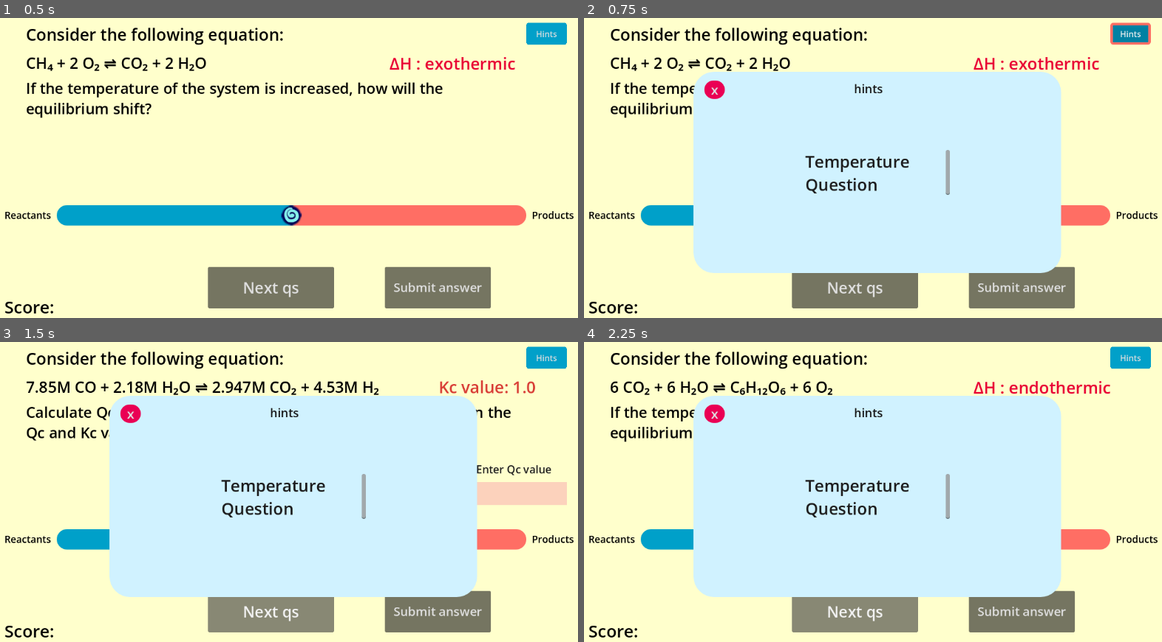
Above: before the commit, frames 1-4 (two rows, left to right).
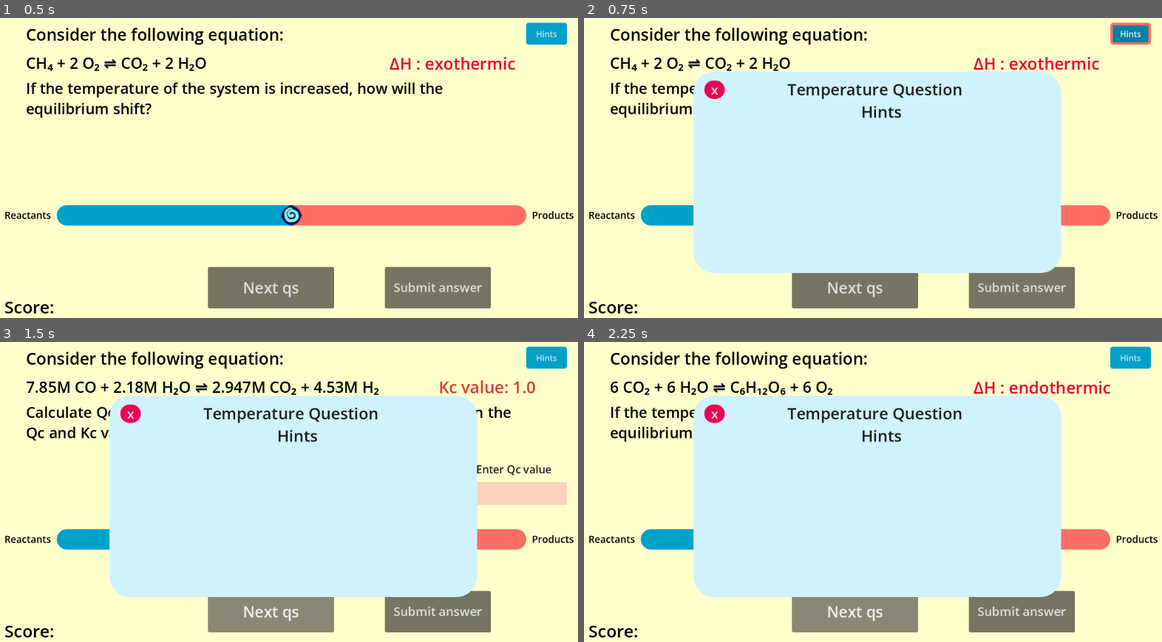
Above: after the commit, the same moments.

Repository: iisalut/Le-Chateliers-Principles-game
Game: Godot game, scene res://quiz.tscn
Two runs of this game, one before a commit and one after it. Both use one fixed random seed, a clock stepped at 60 frames per second and the inputs below. The project has no main scene, so this scene is started directly.
Inputs:
- Up to frame 1 (0.5 s): no input
- Up to frame 2 (0.75 s): click "Hints" at 0.5 s
- Up to frame 3 (1.5 s): click "Next qs" at 1.25 s
- Up to frame 4 (2.25 s): click "Next qs" at 2 s

Frame 1 is identical in both runs. In frame 2, 1.4% of the frame differs, in the area x 35-66%, y 21-59%; in frame 3, 1.4%; in frame 4, 1.4%.

Commit message:
sig_fig_fixer tweaked to be more accurate+ pop up UI building

Diff:
--- a/actual-le-chateliers/game_manager.gd
+++ b/actual-le-chateliers/game_manager.gd
@@ -192,41 +192,31 @@
 
 var actual_final_ans_qc=0.0
 func sig_fig_fixer(corr_Qc, sig_fig_num: int):
-	var corr_Qc_string_final=" "
-	var corr_Qc_string_form=str(corr_Qc)
-	var valid_sig_figs_counter=0
-	var adjacent_element=""
-	var first_sf_valid=false
-	var current_index=0
-
-	for i in corr_Qc_string_form:
-		if valid_sig_figs_counter< sig_fig_num:
-			if first_sf_valid==false and (i=="0" or i=="."):
-				corr_Qc_string_final+=i
-				print("current Qc string:"+corr_Qc_string_final)
-			else:
-				first_sf_valid=true
-				print("no more trailing zero's ! valid sf activated")
-				valid_sig_figs_counter+=1
-				corr_Qc_string_final+=i
-				print("current Qc string:"+corr_Qc_string_final)
-				adjacent_element= corr_Qc_string_form[current_index+1]
-		current_index+=1
-		print("sf iteration: "+str(valid_sig_figs_counter))
-	corr_Qc_string_final+=adjacent_element
-	print("before rounding number:"+corr_Qc_string_final)
+
+	if corr_Qc==0.0:
+		actual_final_ans_qc=0.0
+		return actual_final_ans_qc
+
+	# in python log10(abs(x)) but gd script uses natural log so work around by dividing by log(10.0)
+	var log10_gdscript=log(abs(corr_Qc))/log(10.0)
+
+	var n_digits= sig_fig_num-int(floor(log10_gdscript))-1
+	# in python: sig - int(floor(log10(abs(x)))) - 1
 	#rounding part----
 	var actual_final_ans_qc
-	var splice_length= 	(corr_Qc_string_final.get_slice(".",1)).length()
-	print("splice length:"+ str(splice_length))
-	var base_number = float(corr_Qc_string_final)
+
+	var base_number = corr_Qc
 	print("base_number:"+ str(base_number))
-	var multiplier = pow(10, splice_length - 1)
+
+	var multiplier = pow(10, n_digits)
 	print("multiplier:"+ str(multiplier))
+
 	var shifted_number = base_number * multiplier
 	print("shifted_number:"+ str(shifted_number))
-	actual_final_ans_qc = floor(shifted_number + 0.5)
+
+	actual_final_ans_qc = round(shifted_number)/multiplier
 	print("actual_final_ans_qc"+ str(actual_final_ans_qc))
+
 	return actual_final_ans_qc
 
 func check_conc_ans( user_Qc: String,value: float):
@@ -361,6 +351,7 @@
 func _on_button_pressed() -> void: # loads in new qs type out of 3 total
 
 	$submit_button.disabled=false
+	submit_click_count=0
 	line_edit.hide()
 	enthalpy_label.text=""
 	question_description.text=" "
@@ -404,8 +395,8 @@
 func _on_help_button_pressed() -> void:
 	pop_up_help.show()
 	if (qs_type== 1):
-		hints_question_type_label.text="Temperature Question"
+		hints_question_type_label.text="Temperature Question \n                  Hints"
 	elif (qs_type==2):
-		hints_question_type_label.text="Volume Question"
-	else:
-		hints_question_type_label.text="Concentration Question"
+		hints_question_type_label.text="Volume Question Hints"
+	else:
+		hints_question_type_label.text="Concentration Question \n                 Hints"
--- a/actual-le-chateliers/quiz.tscn
+++ b/actual-le-chateliers/quiz.tscn
@@ -68,6 +68,13 @@
 corner_radius_bottom_right = 40
 corner_radius_bottom_left = 40
 
+[sub_resource type="StyleBoxFlat" id="StyleBoxFlat_ffm0p"]
+bg_color = Color(0.63529414, 0, 0.21568628, 1)
+corner_radius_top_left = 40
+corner_radius_top_right = 40
+corner_radius_bottom_right = 40
+corner_radius_bottom_left = 40
+
 [sub_resource type="StyleBoxFlat" id="StyleBoxFlat_p60ki"]
 bg_color = Color(0.63350195, 0, 0.21710745, 1)
 corner_radius_top_left = 40
@@ -280,18 +287,23 @@
 grow_vertical = 2
 theme_override_font_sizes/font_size = 26
 theme_override_styles/normal = SubResource("StyleBoxFlat_6id1c")
+theme_override_styles/pressed = SubResource("StyleBoxFlat_ffm0p")
 theme_override_styles/hover = SubResource("StyleBoxFlat_p60ki")
 text = "x"
 
 [node name="hints label" type="RichTextLabel" parent="pop up help" unique_id=610655624]
-layout_mode = 0
-offset_left = 312.5
-offset_top = 17.0
-offset_right = 379.5
-offset_bottom = 57.0
+visible = false
+layout_mode = 1
+anchors_preset = 5
+anchor_left = 0.5
+anchor_right = 0.5
+offset_left = 149.0
+offset_right = 252.0
+offset_bottom = 53.0
+grow_horizontal = 2
 theme_override_colors/default_color = Color(0.0885599, 0.0885599, 0.0885599, 1)
-theme_override_font_sizes/normal_font_size = 23
-text = "hints"
+theme_override_font_sizes/normal_font_size = 31
+text = "Hints"
 
 [node name="hints question type label" type="RichTextLabel" parent="pop up help" unique_id=1161703180]
 layout_mode = 1
@@ -300,19 +312,19 @@
 anchor_top = 0.5
 anchor_right = 0.5
 anchor_bottom = 0.5
-offset_left = -140.75
-offset_top = -44.0
-offset_right = 140.75
-offset_bottom = 44.0
+offset_left = -176.0
+offset_top = -185.0
+offset_right = 368.0
+offset_bottom = -91.0
 grow_horizontal = 2
 grow_vertical = 2
 theme_override_colors/default_color = Color(0.11119685, 0.11119684, 0.11119684, 1)
-theme_override_font_sizes/normal_font_size = 32
-text = "formulas"
+theme_override_font_sizes/normal_font_size = 31
+text = "qs types"
 
 [connection signal="pressed" from="Button" to="." method="_on_button_pressed"]
+[connection signal="value_changed" from="slider stuff/slider" to="." method="_on_slider_value_changed"]
 [connection signal="value_changed" from="slider stuff/slider" to="." method="_on_h_slider_2_value_changed"]
-[connection signal="value_changed" from="slider stuff/slider" to="." method="_on_slider_value_changed"]
 [connection signal="pressed" from="submit_button" to="." method="_on_submit_button_pressed"]
 [connection signal="pressed" from="help button" to="." method="_on_help_button_pressed"]
 [connection signal="pressed" from="pop up help/exit Button help" to="." method="_on_exit_button_help_pressed"]
